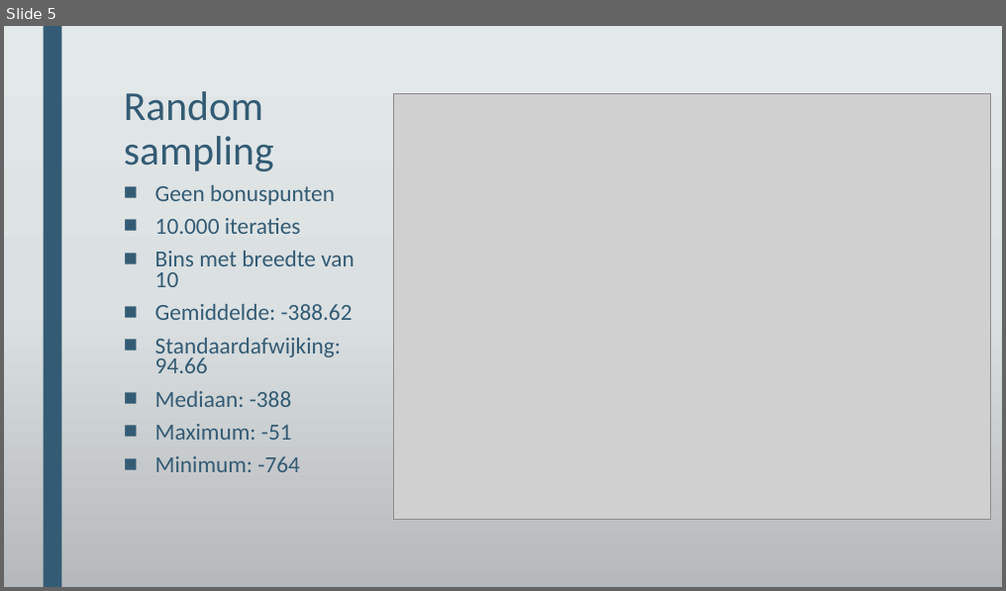
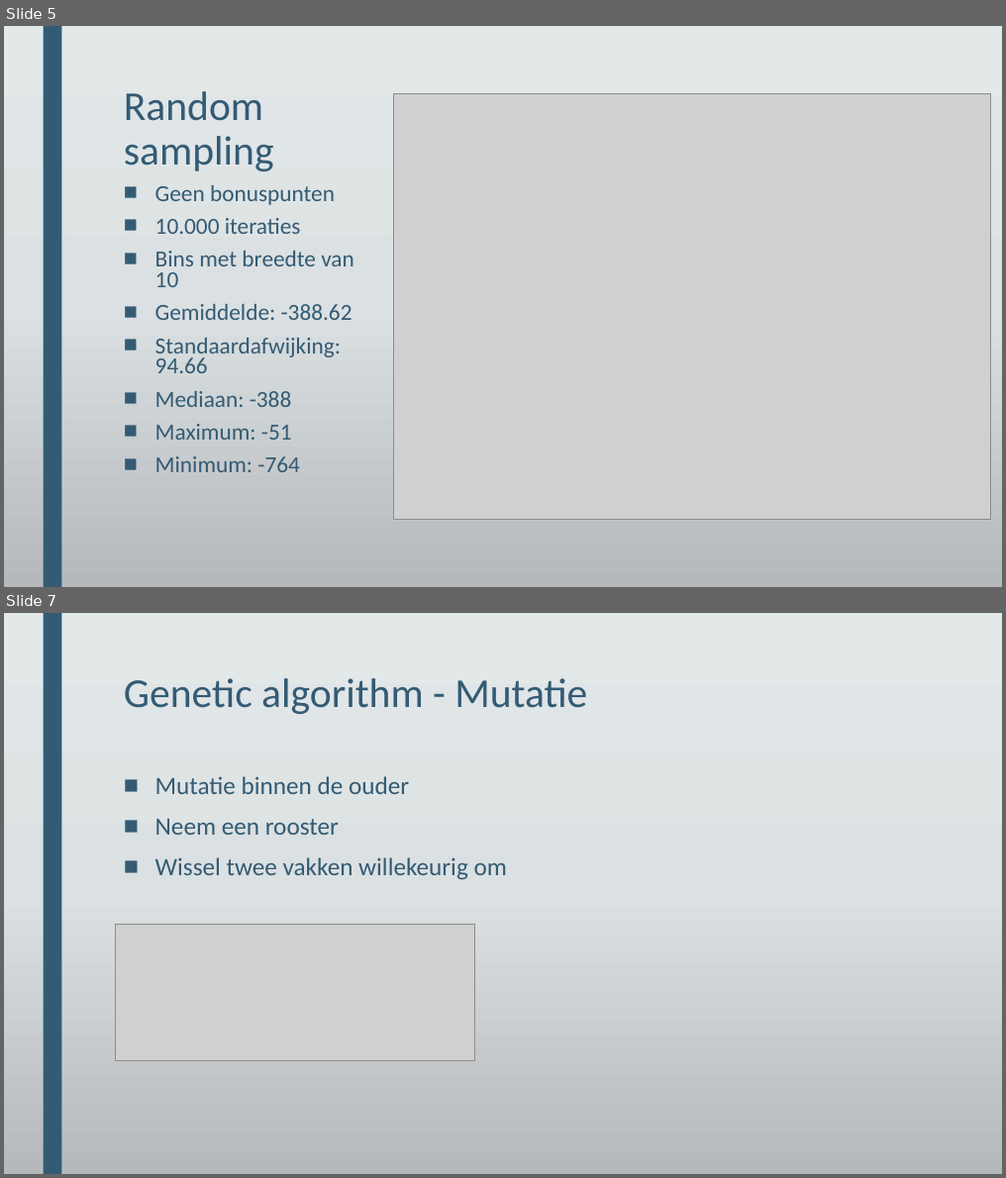
Before and after one commit to DeRoostermakers/Heuristieken, a slide deck: Presentaties/Week4/Lectures & Lesroosters toestandsruimte en grenzen.pptx. Shown one above the other, each under a label of ours: slide 5 before the commit, slides 5 and 7 after it; the slides between them are not shown. The pictures are 1006x591 and 1006x1178 pixels, drawn with LibreOffice and Linux fonts; fonts in the diff are those of the drawing; grey boxes stand for pictures; background and template pictures are left out. Boxes give left, top, right and bottom in pixels: in the first picture for what was removed or moved away, otherwise in the second. Text is boxed around its words. In the diff, an @@ line names an element or a change of style, - is before the commit and + after.

```diff
--- a/Presentaties/Week4/Lectures & Lesroosters toestandsruimte en grenzen.pptx
+++ b/Presentaties/Week4/Lectures & Lesroosters toestandsruimte en grenzen.pptx
@@ slide 7 added at [4, 613, 1002, 1174], background gradient #E3E8EA to #DCE0E2 to #B6BABC; not listed: 1 template element that a slide beside it also shows @@
@@ title added at [124, 678, 587, 714], 39.6 pt, text #335B74 @@
+Genetic algorithm - Mutatie
@@ text added at [155, 776, 507, 880], 24 pt, text #335B74 @@
+■ Mutatie binnen de ouder
+■ Neem een rooster
+■ Wissel twee vakken willekeurig om
@@ picture added at [116, 925, 475, 1060] @@
```
Also in this commit, not shown: 3 other slides added, 1 other file.
